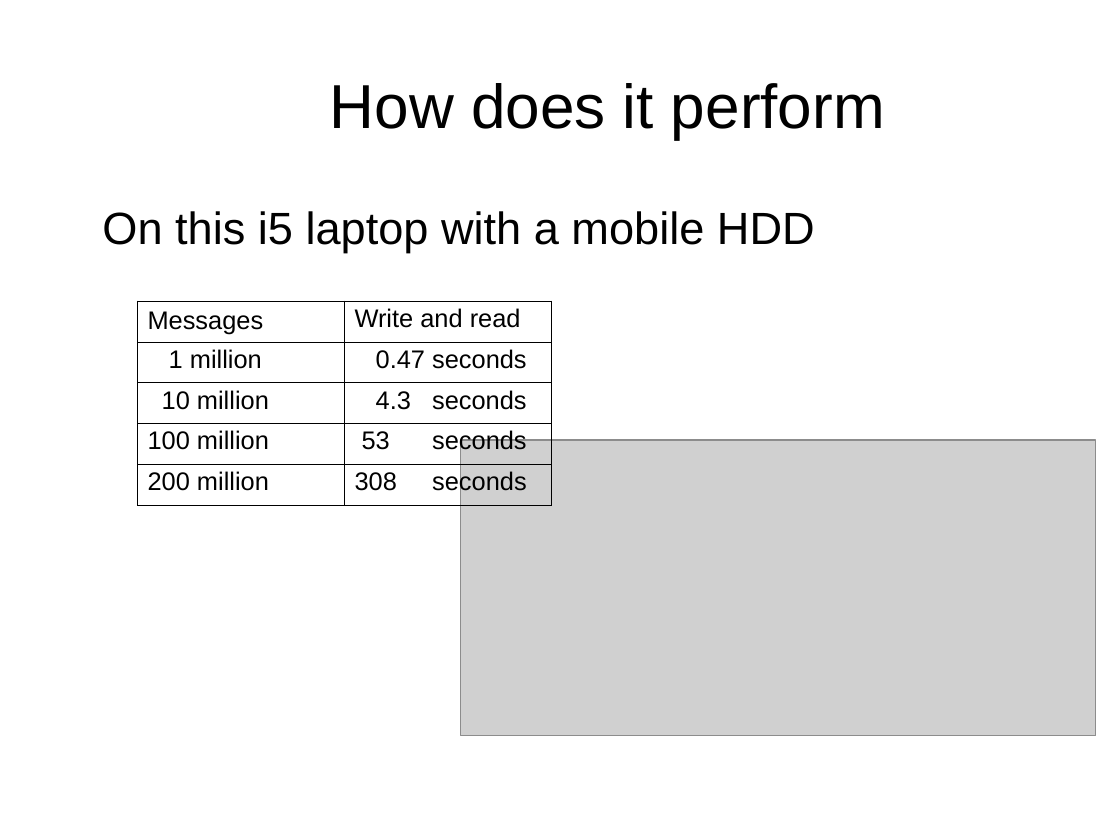
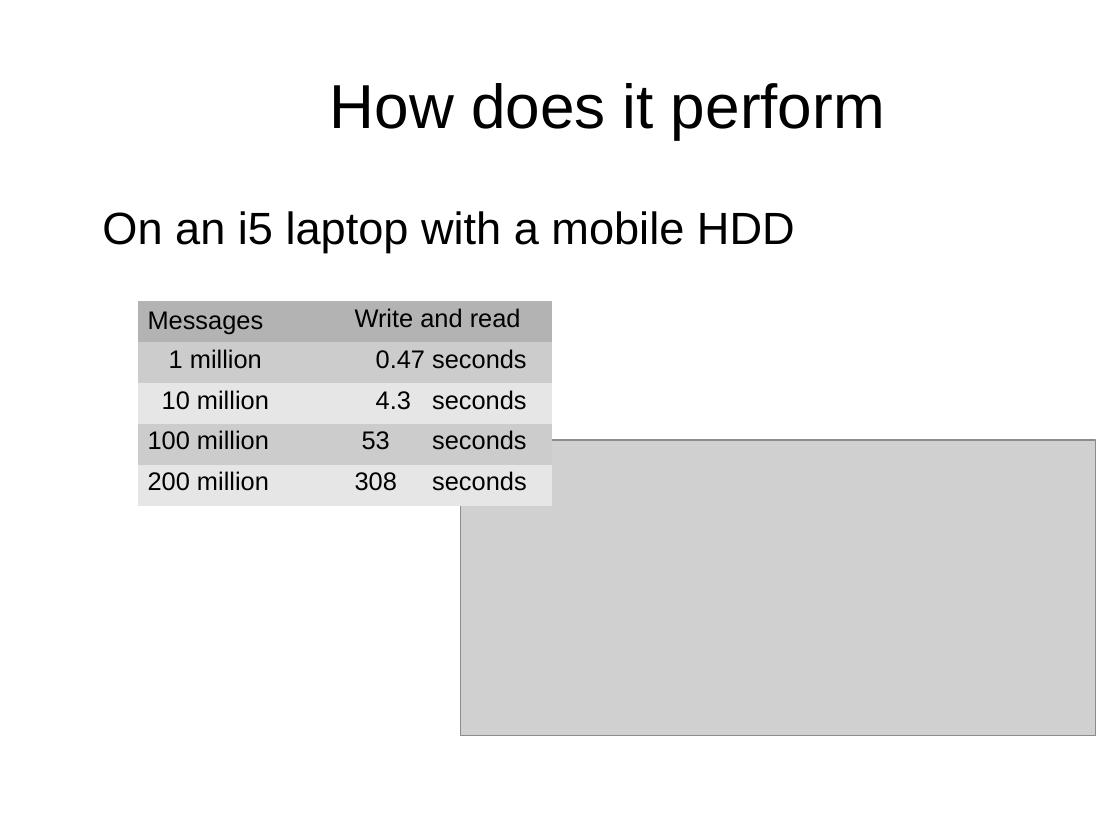
Before and after one commit to Vanilla-Java/Presentations, a slide deck: slide 11 of Introduction to Chronicle.odp. Drawn at 1120x840 pixels with LibreOffice and Linux fonts; fonts in the diff are those of the drawing; grey boxes stand for pictures; background and template pictures are left out. Boxes give left, top, right and bottom in pixels: in the first picture for what was removed or moved away, otherwise in the second. Text is boxed around its words. In the diff, an @@ line names an element or a change of style, - is before the commit and + after.

```diff
--- a/Introduction to Chronicle.odp
+++ b/Introduction to Chronicle.odp
@@ text at [102,211,795,252]: text changed @@
-On this i5 laptop with a mobile HDD
+On an i5 laptop with a mobile HDD
@@ table at [137,301,552,505] @@
@@ fill none to #B3B3B3 in row 1 @@
@@ fill none to #CCCCCC in 4 cells @@
@@ fill none to #E6E6E6 in 4 cells @@
@@ borders changed @@
```
Also in this commit, not shown: 1 slide added, 1 other file.
